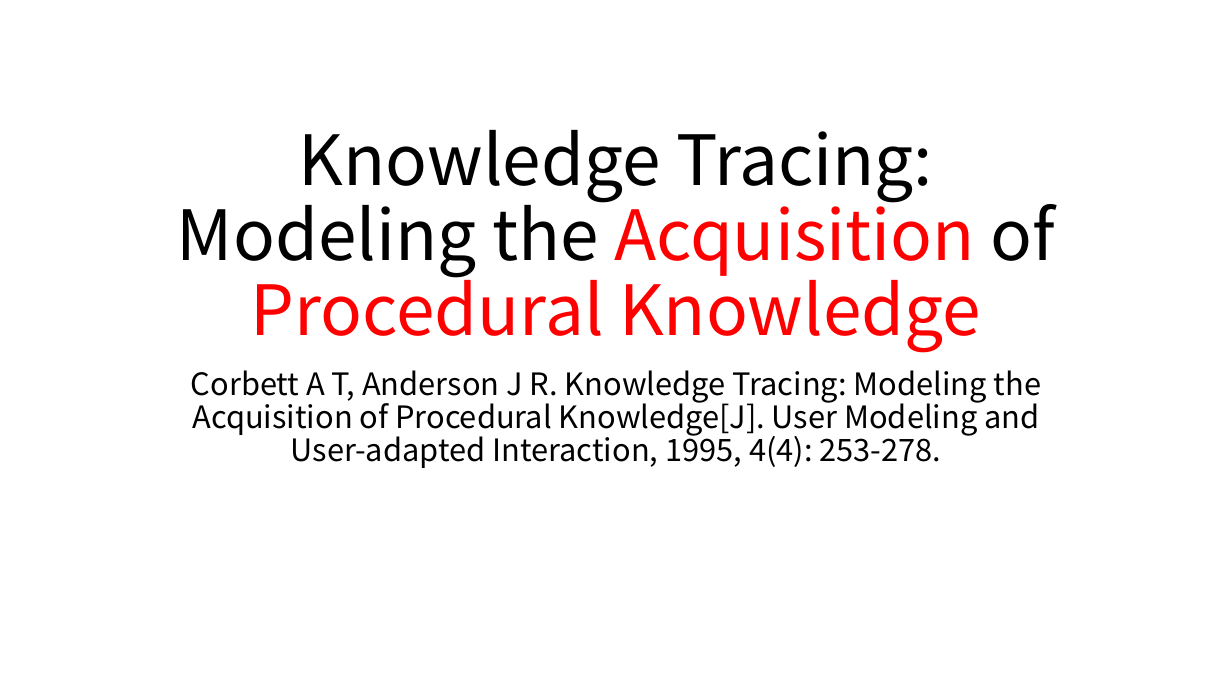
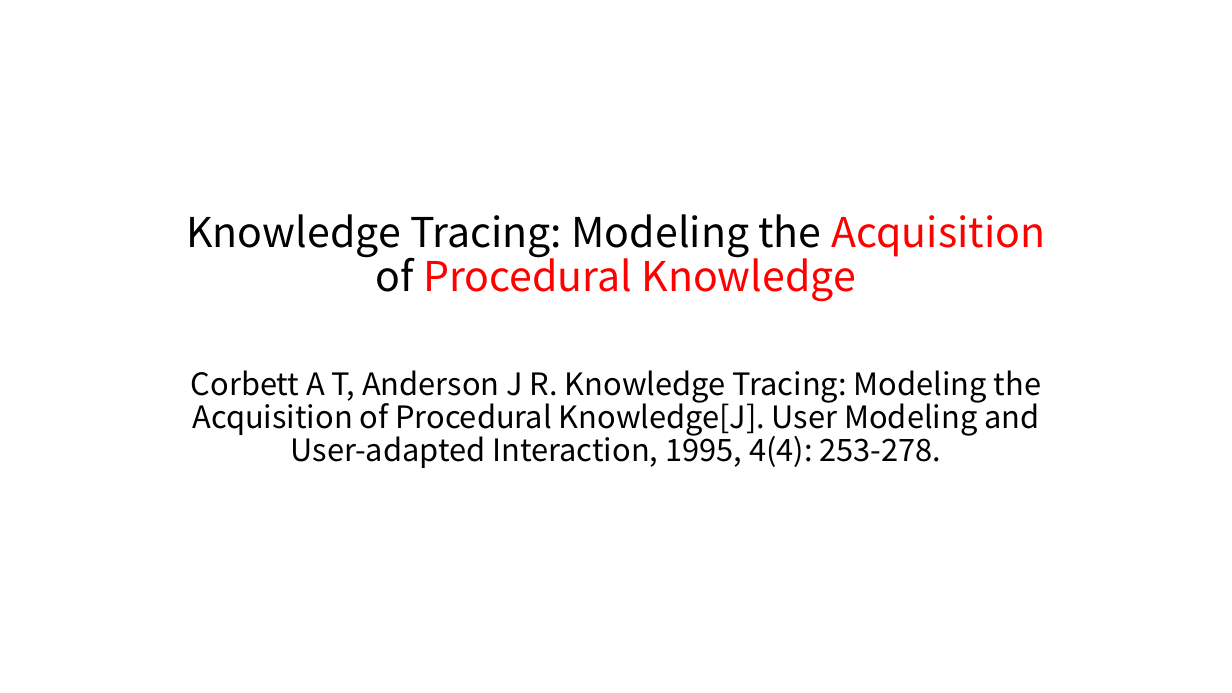
Before and after one commit to cloudspurs/klz, a slide deck: slide 1 of computer_science/statistics/model/hmm/bkt/papers/knowledge_tracing_modeling_the_acquisition_of_procedural_knowledge.pptx. Drawn at 1232x693 pixels with LibreOffice and Linux fonts; fonts in the diff are those of the drawing. Boxes give left, top, right and bottom in pixels: in the first picture for what was removed or moved away, otherwise in the second. Text is boxed around its words. In the diff, an @@ line names an element or a change of style, - is before the commit and + after.

Commit message:
knowledge tracing

```diff
--- a/computer_science/statistics/model/hmm/bkt/papers/knowledge_tracing_modeling_the_acquisition_of_procedural_knowledge.pptx
+++ b/computer_science/statistics/model/hmm/bkt/papers/knowledge_tracing_modeling_the_acquisition_of_procedural_knowledge.pptx
@@ title "Knowledge Tracing: Modeling the Acquisition ..." at [186,214,1045,302]: size 54 to 32 pt @@
```
Also in this commit, not shown: 1 other slide changed, 26 other files.
